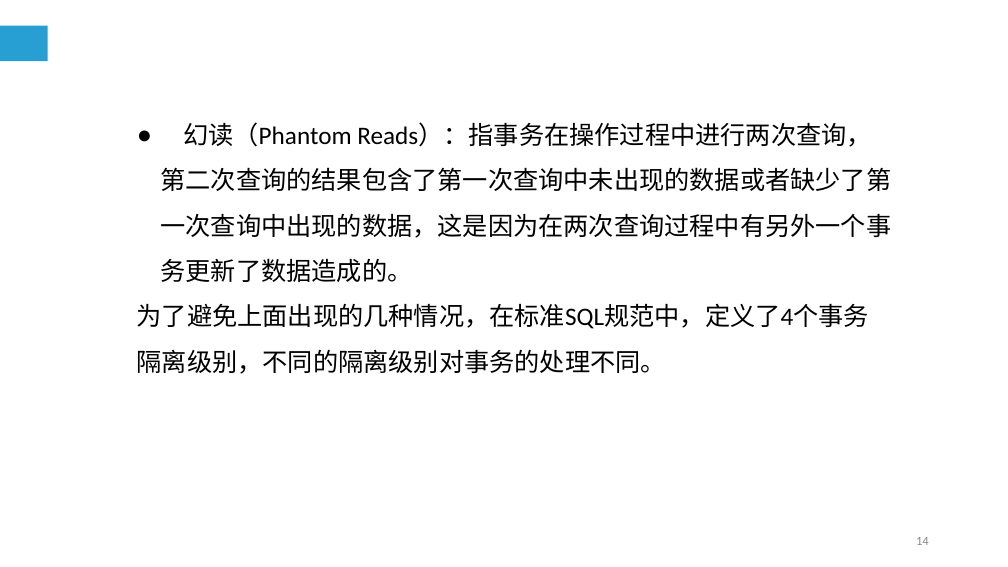
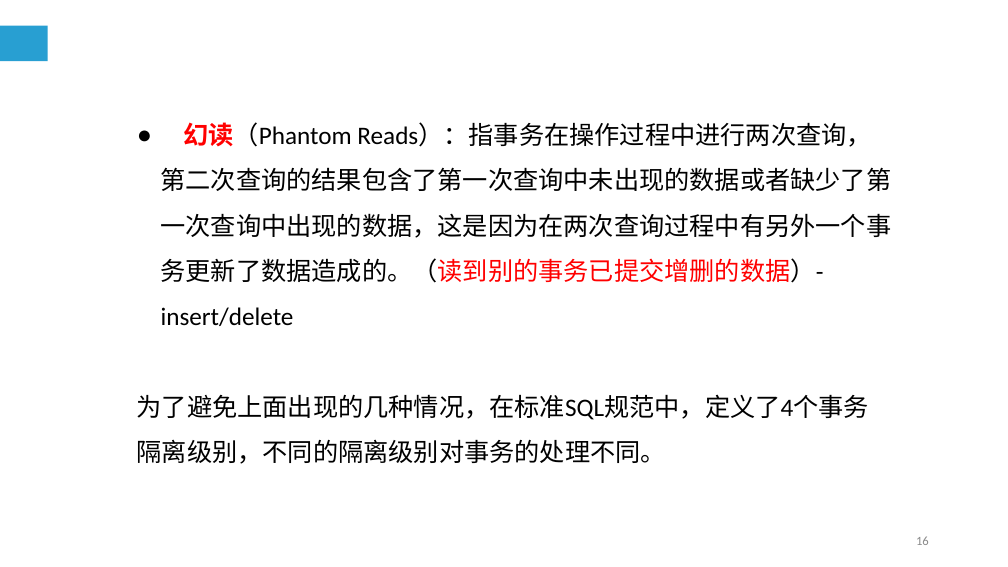
Before and after one commit to cqj726/mysql-s-PPT, a slide deck: slide 16 of PPT/第9章 MySQL编程基础（四）.ppt (slide 14 before the commit). Drawn at 1008x567 pixels with LibreOffice and Linux fonts; fonts in the diff are those of the drawing. Boxes give left, top, right and bottom in pixels: in the first picture for what was removed or moved away, otherwise in the second. Text is boxed around its words. In the diff, an @@ line names an element or a change of style, - is before the commit and + after.

Commit message:
更新PPT;第十一章的实例news可用

```diff
--- a/PPT/第9章 MySQL编程基础（四）.ppt
+++ b/PPT/第9章 MySQL编程基础（四）.ppt
@@ text at (161, 122, 892, 326): text changed @@
-● 幻读（Phantom Reads）：指事务在操作过程中进行两次查询，第二次查询的结果包含了第一次查询中未出现的数据或者缺少了第一次查询中出现的数据，这是因为在两次查询过程中有另外一个事务更新了数据造成的。
+● 幻读（Phantom Reads）：指事务在操作过程中进行两次查询，第二次查询的结果包含了第一次查询中未出现的数据或者缺少了第一次查询中出现的数据，这是因为在两次查询过程中有另外一个事务更新了数据造成的。（读到别的事务已提交增删的数据）-insert/delete
@@ page number at (916, 536, 929, 545): text changed @@
-14
+16
```
Also in this commit, not shown: 4 other slides changed, 5 slides added, 3 slides removed, 4 other files.
